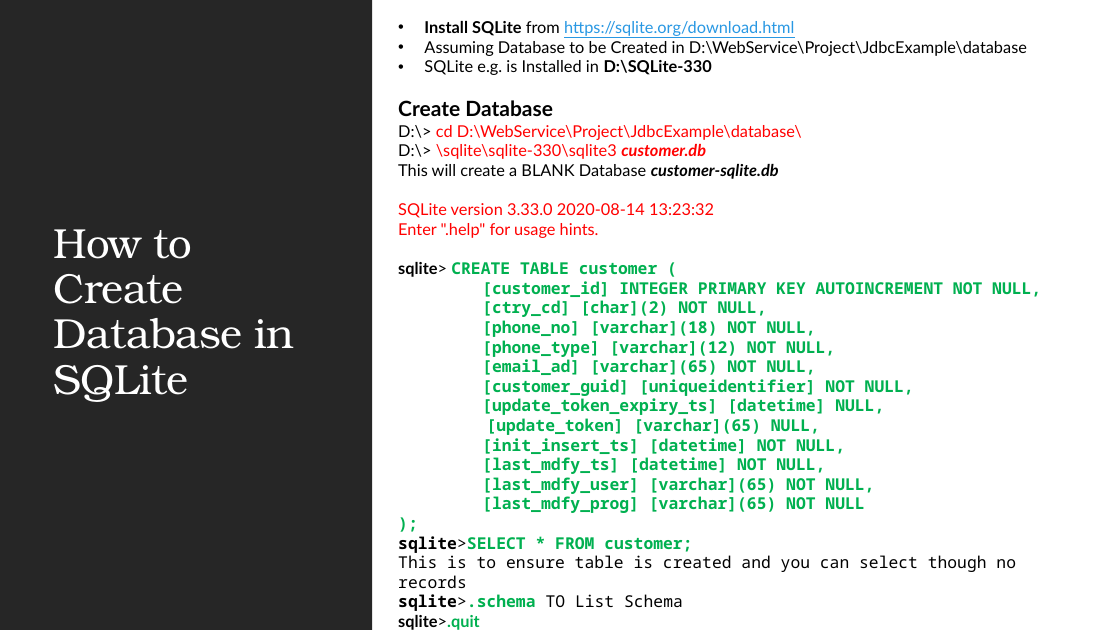
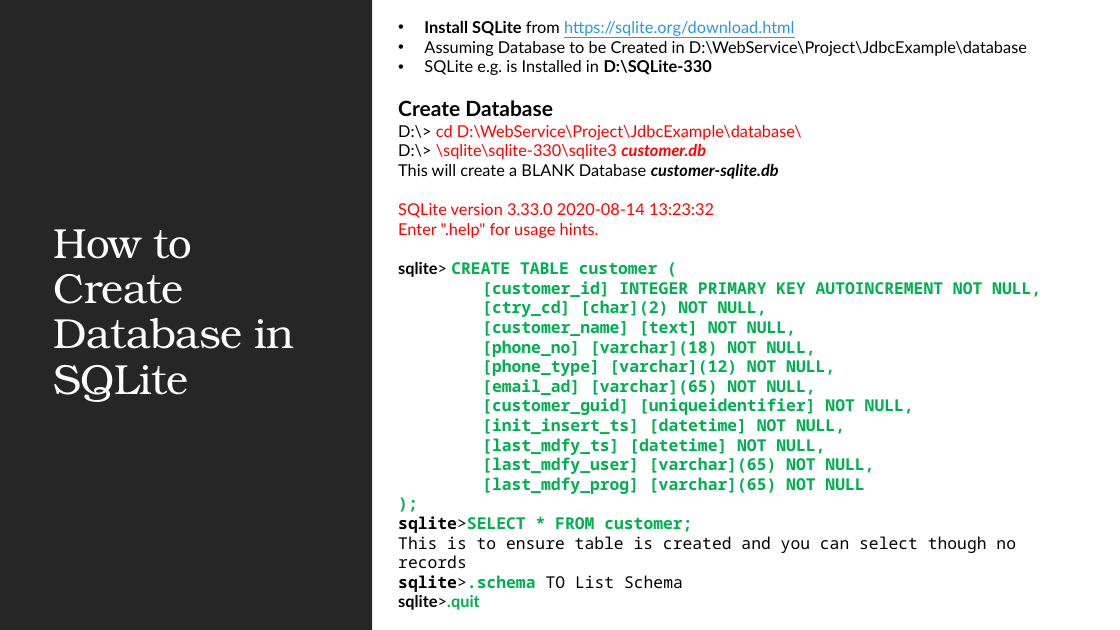
Before and after one commit to JSS-DEVCORE/JdbcExample, a slide deck: slide 8 of docs/JDBC Insights.pptx. Drawn at 1120x630 pixels with LibreOffice and Linux fonts; fonts in the diff are those of the drawing. Boxes give left, top, right and bottom in pixels: in the first picture for what was removed or moved away, otherwise in the second. Text is boxed around its words. In the diff, an @@ line names an element or a change of style, - is before the commit and + after.

```diff
--- a/docs/JDBC Insights.pptx
+++ b/docs/JDBC Insights.pptx
@@ text at [482,321,796,336]: paragraph added @@
+[customer_name] [text] NOT NULL,
@@ text at [482,398,884,435]: paragraphs removed @@
-[update_token_expiry_ts] [datetime] NULL,
-[update_token] [varchar](65) NULL,
```
Also in this commit, not shown: 8 other slides changed, 2 other files.
